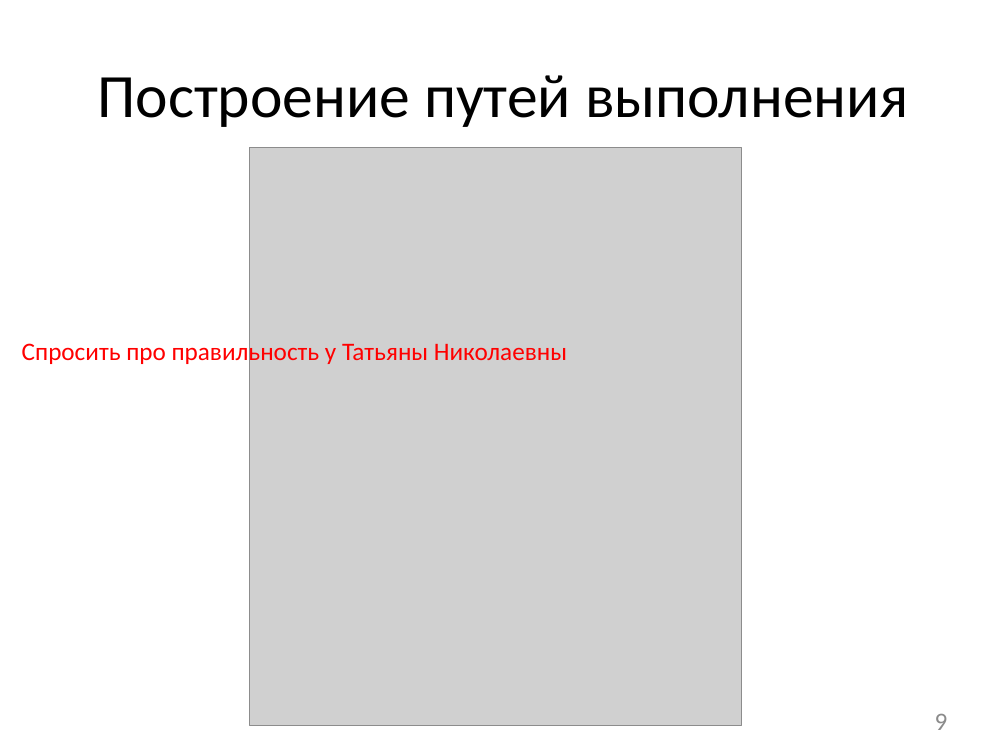
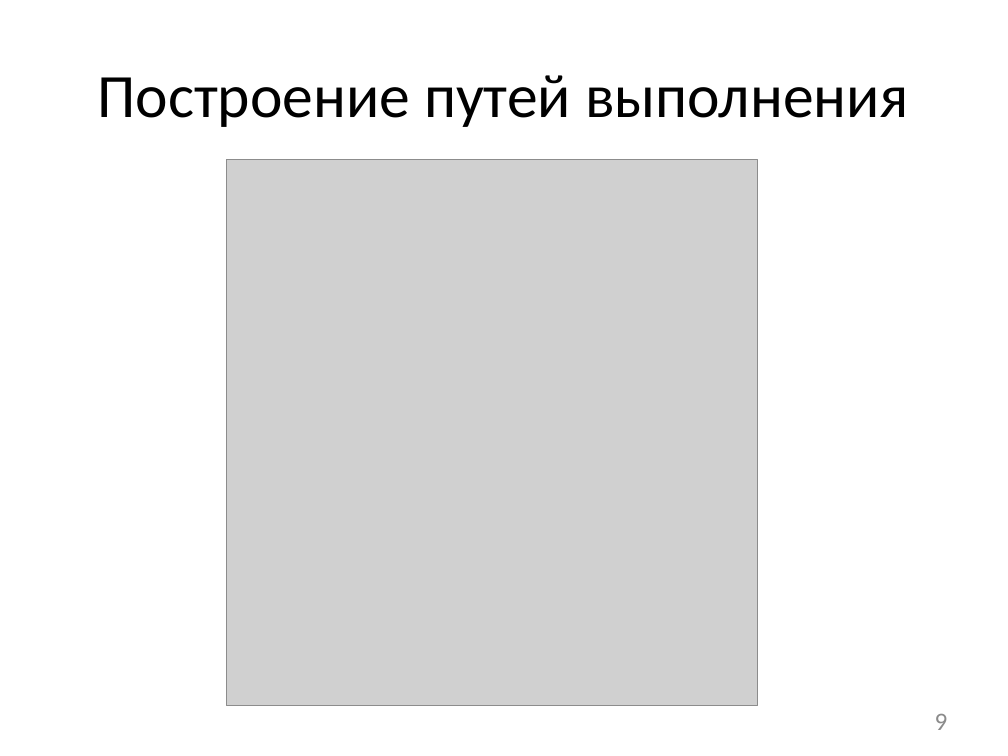
Before and after one commit to afrolovskiy/diplom, a slide deck: slide 9 of presentations/diplom/static race detection.pptx. Drawn at 1008x756 pixels with LibreOffice and Linux fonts; fonts in the diff are those of the drawing; grey boxes stand for pictures. Boxes give left, top, right and bottom in pixels: in the first picture for what was removed or moved away, otherwise in the second. Text is boxed around its words. In the diff, an @@ line names an element or a change of style, - is before the commit and + after.

Commit message:
presentation

```diff
--- a/presentations/diplom/static race detection.pptx
+++ b/presentations/diplom/static race detection.pptx
@@ picture: place and size @@
-picture at (250,148,742,726)
+picture at (226,159,758,706)
@@ text removed at (22,340,567,367) @@
-Спросить про правильность у Татьяны Николаевны
```
Also in this commit, not shown: 4 other slides changed, 12 other files.
